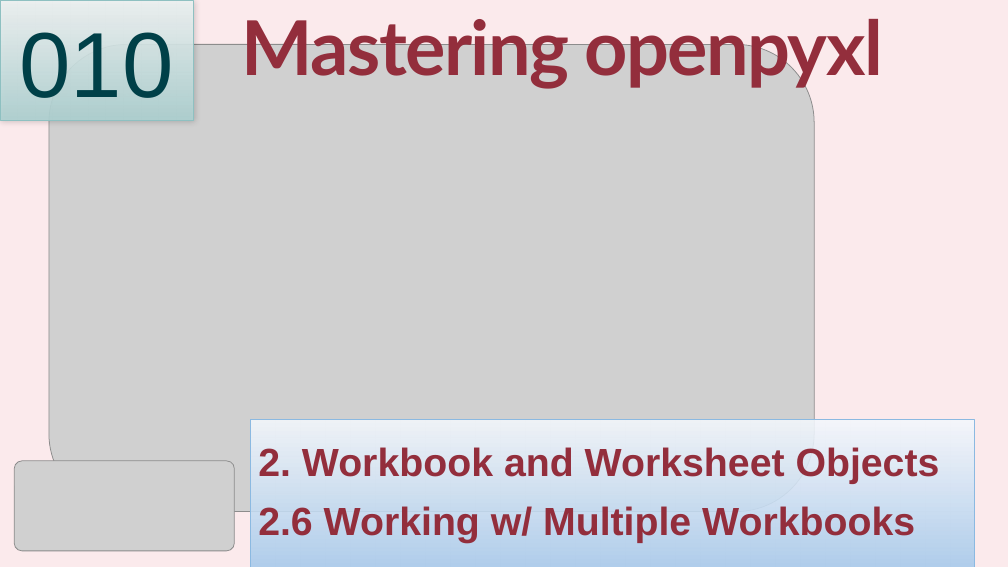
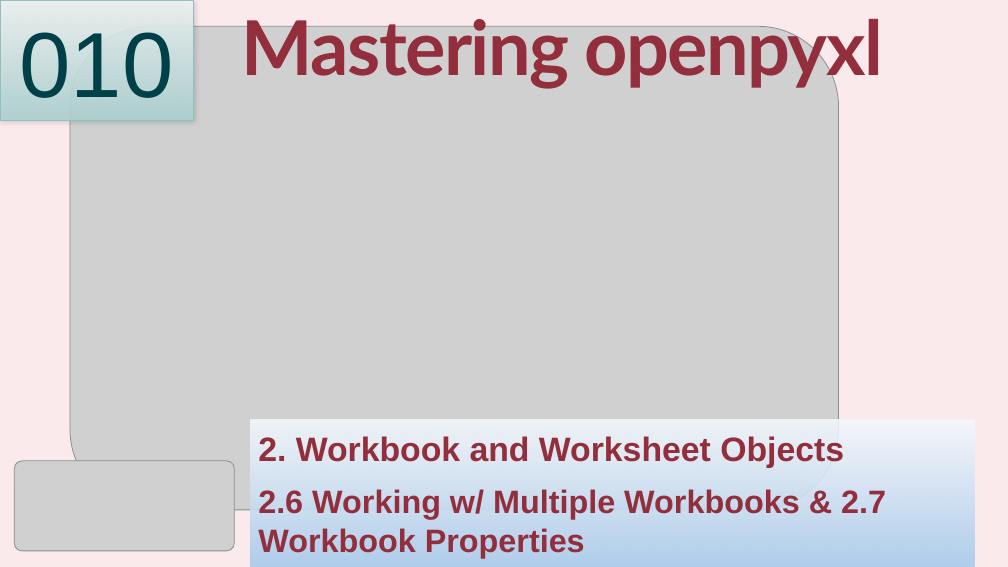
Before and after one commit to yasenstar/learn_openpyxl, a slide deck: slide 10 of Mastering_Python’s_openpyxl.pptx. Drawn at 1008x567 pixels with LibreOffice and Linux fonts; fonts in the diff are those of the drawing; grey boxes stand for pictures; background and template pictures are left out. Boxes give left, top, right and bottom in pixels: in the first picture for what was removed or moved away, otherwise in the second. Text is boxed around its words. In the diff, an @@ line names an element or a change of style, - is before the commit and + after.

```diff
--- a/Mastering_Python’s_openpyxl.pptx
+++ b/Mastering_Python’s_openpyxl.pptx
@@ picture: place and size @@
-picture at [49, 45, 814, 512]
+picture at [70, 26, 839, 510]
@@ text "2. Workbook and Worksheet Objects" at [251, 420, 975, 567]: outline #8BB9E1 0.75 pt to none @@
@@ text at [258, 436, 844, 468]: size 37.4 to 32.2 pt in "2. Workbook and Worksheet Objects"; line spacing 0.9 to 1; less space between paragraphs @@
@@ text at [258, 489, 886, 558]: text changed; size 37.4 to 30.8 pt @@
-2.6 Working w/ Multiple Workbooks
+2.6 Working w/ Multiple Workbooks & 2.7 Workbook Properties
```
Also in this commit, not shown: 2 other slides changed, 8 other files.
